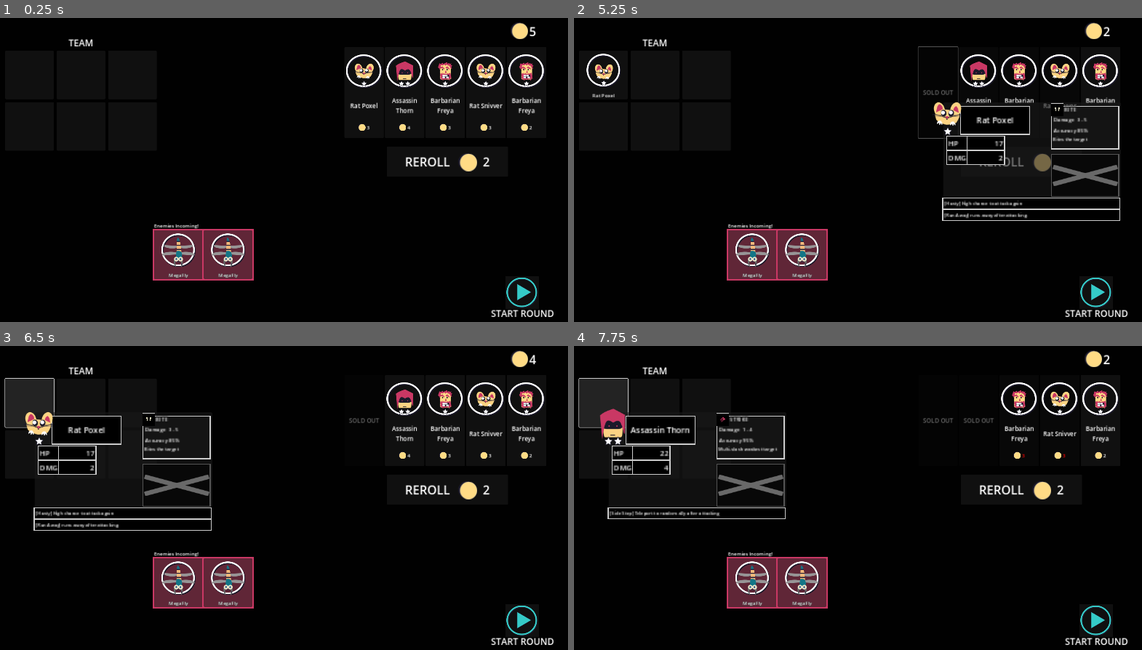
Above: before the commit, frames 1-4 (two rows, left to right).
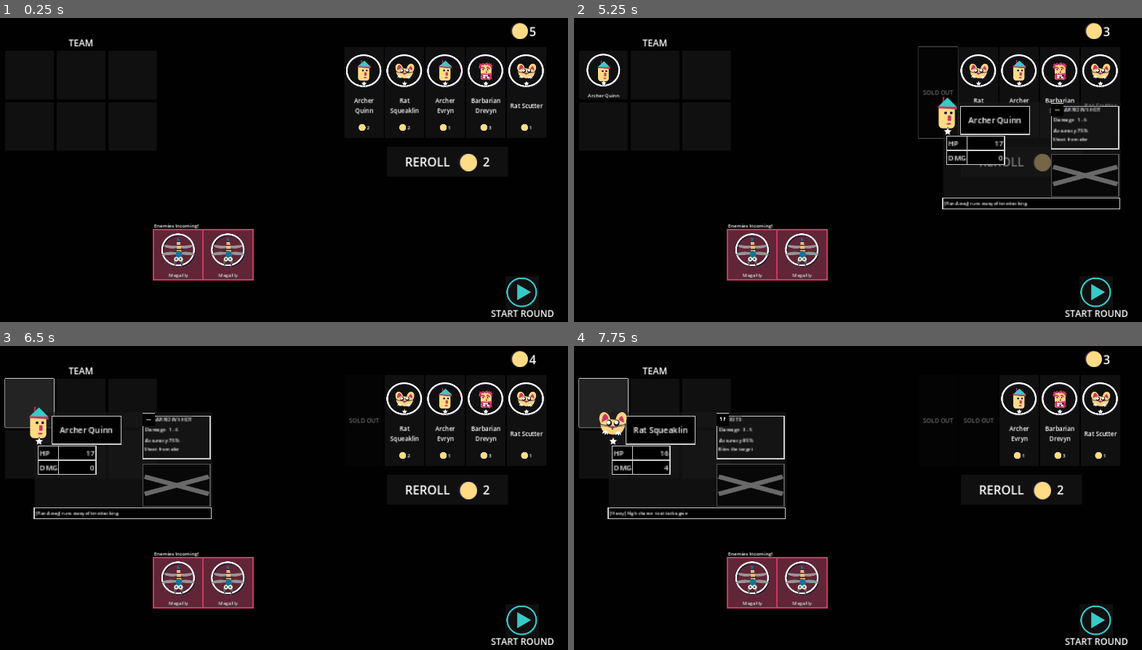
Above: after the commit, the same moments.

Repository: mathew-tran/mercmanager
Game: Godot game, scene res://Scenes/Main.tscn
The game is run twice, just before and just after one commit, with the same random seed, the same clock (stepped at 60 frames per second) and the same inputs.
Inputs (mouse positions are in pixels of both pictures, inside the frame that each line leads up to):
- Up to frame 1 (0.25 s): no input
- Up to frame 2 (5.25 s): click (602, 75) at 0.52 s; click (653, 75) at 1.27 s; click (704, 75) at 2.02 s; click (602, 127) at 2.77 s; click (653, 127) at 3.52 s; click (704, 127) at 4.27 s; click (937, 94) at 5.02 s
- Up to frame 3 (6.5 s): click (28, 403) at 5.75 s, where only the run before the commit has a clickable "Rat Poxel"
- Up to frame 4 (7.75 s): click (977, 422) at 6.52 s; click (602, 403) at 7.25 s, where only the run before the commit has a clickable "Assassin Thorn"

The runs differ from the first frame. In frame 1, 1.4% of the frame differs, in the area x 61-96%, y 13-37%; in frame 2, 2.1%; in frame 3, 2.1%, in the area x 4-96%, y 13-61%; in frame 4, 1.7%.

Commit message:
add plunder trait

Diff:
--- a/Scripts/Autoload/Helper.gd
+++ b/Scripts/Autoload/Helper.gd
@@ -135,6 +135,7 @@
 	instance.Setup(text)
 	instance.global_position = position
 	GetEffectsGroup().add_child(instance)
+	return instance
 
 func GetAllFilePaths(path: String) -> Array[String]:
 	var file_paths: Array[String] = []
--- a/Scripts/Data/DataType/CharacterInfo.gd
+++ b/Scripts/Data/DataType/CharacterInfo.gd
@@ -34,16 +34,16 @@
 		StatValues.HP += randi_range(1, 4)
 
 	var lastingTraits : Array[Trait]
-	var chanceToLose = randi_range(10, 50)
+	var chanceToGetSkill = randi_range(10, 50)
 	if Rarity == RARITY.RARE:
-		chanceToLose -= 20
+		chanceToGetSkill += 50
 	elif Rarity == RARITY.LEGENDARY:
-		chanceToLose -= 30
+		chanceToGetSkill += 80
 	for charTrait in Traits:
 		var result = randi_range(0, 100)
-		if result <= chanceToLose:
+		if result <= chanceToGetSkill:
 			lastingTraits.append(charTrait)
-			chanceToLose += 20
+			chanceToGetSkill -= 20
 			Cost += 1
 
 	Traits = lastingTraits
--- a/Scripts/Data/DataType/Trait.gd
+++ b/Scripts/Data/DataType/Trait.gd
@@ -7,7 +7,8 @@
 
 enum EXECUTION_TIME {
 	AFTER_ATTACK,
-	AFTER_HIT
+	AFTER_HIT,
+	AFTER_BATTLE,
 }
 
 var ExecutionType : EXECUTION_TIME
--- a/Scripts/Data/PlayerPogs/Normal/Assassin.tres
+++ b/Scripts/Data/PlayerPogs/Rare/Assassin.tres
@@ -7,6 +7,7 @@
 [ext_resource type="Resource" uid="uid://cehaasp4g8or5" path="res://Scripts/Data/DataType/Move/AttackMove_Strike.tres" id="2_ixl5d"]
 [ext_resource type="Script" path="res://Scripts/Data/DataType/MoveList.gd" id="3_tvt8w"]
 [ext_resource type="Resource" uid="uid://d4ku8fipsu71h" path="res://Scripts/Data/Trait/Trait_SideStep.tres" id="6_ii2hc"]
+[ext_resource type="Resource" uid="uid://b0ly1rch7b73u" path="res://Scripts/Data/Trait/Trait_Plunder.tres" id="7_prnl6"]
 
 [sub_resource type="Resource" id="Resource_w06lq"]
 script = ExtResource("3_tvt8w")
@@ -24,6 +25,6 @@
 StatValues = SubResource("Resource_uqs2e")
 Moves = SubResource("Resource_w06lq")
 Cost = 3
-Traits = Array[ExtResource("1_3anee")]([ExtResource("6_ii2hc")])
+Traits = Array[ExtResource("1_3anee")]([ExtResource("6_ii2hc"), ExtResource("7_prnl6")])
 Rarity = 1
 GivenNames = "Shade, Dagger, Thorn, Raven, Azrael, Knox, Korath, Fang, Bane, Vex, Blight, Wraith, Grim, Shade, Hex, Talon, Void, Veil, Flux, Cipher"
--- a/Scripts/Data/Shop/ShopSlotsData.tres
+++ b/Scripts/Data/Shop/ShopSlotsData.tres
@@ -11,27 +11,27 @@
 
 [sub_resource type="Resource" id="Resource_y5ce6"]
 script = ExtResource("1_18yj3")
-NormalChance = 95
-RareChance = 3
-LegendaryChance = 2
+NormalChance = 91
+RareChance = 6
+LegendaryChance = 3
 
 [sub_resource type="Resource" id="Resource_w1ori"]
 script = ExtResource("1_18yj3")
-NormalChance = 93
-RareChance = 4
-LegendaryChance = 3
+NormalChance = 88
+RareChance = 8
+LegendaryChance = 4
 
 [sub_resource type="Resource" id="Resource_glleb"]
 script = ExtResource("1_18yj3")
-NormalChance = 90
-RareChance = 6
-LegendaryChance = 4
+NormalChance = 82
+RareChance = 12
+LegendaryChance = 6
 
 [sub_resource type="Resource" id="Resource_mfror"]
 script = ExtResource("1_18yj3")
-NormalChance = 85
-RareChance = 10
-LegendaryChance = 5
+NormalChance = 70
+RareChance = 20
+LegendaryChance = 10
 
 [resource]
 script = ExtResource("1_lhbjr")
--- /dev/null
+++ b/Scripts/Data/Trait/Trait_Plunder.gd
@@ -0,0 +1,19 @@
+extends Trait
+
+class_name TraitPlunder
+
+@export var ExecutionTiming : EXECUTION_TIME
+@export var Chance = 100
+@export var GoldAmount = 1
+
+func Setup():
+	ExecutionType = ExecutionTiming
+
+func Execute(charRef : Character):
+	var result = randi() % 100
+	if result <= Chance:
+		Helper.GetShop().AddMoney(GoldAmount)
+		print("Gain " + str(GoldAmount) + " from " + str(Name))
+		var text = "+" + str(GoldAmount) + " GOLD"
+		var textObject = Helper.CreateText(text, charRef.global_position)
+		await textObject.Complete
--- /dev/null
+++ b/Scripts/Data/Trait/Trait_Plunder.tres
@@ -0,0 +1,11 @@
+[gd_resource type="Resource" script_class="TraitPlunder" load_steps=2 format=3 uid="uid://b0ly1rch7b73u"]
+
+[ext_resource type="Script" path="res://Scripts/Data/Trait/Trait_Plunder.gd" id="1_fnylo"]
+
+[resource]
+script = ExtResource("1_fnylo")
+ExecutionTiming = 2
+Chance = 100
+GoldAmount = 1
+Name = "Plunder"
+Description = "Gains 1 extra gold after battle"
--- a/Scripts/Game/AIController.gd
+++ b/Scripts/Game/AIController.gd
@@ -51,7 +51,7 @@
 func RunAttackAI(delta):
 	var validTargets = MoveToUse.GetTargets(CharRef)
 
-	if len(validTargets) > 0:
+	if len(validTargets) > 0 and validTargets[0] != null:
 		var nearestEnemy = Helper.GetClosestUnitInGroup(validTargets, CharRef, true)
 		if IsCloseToPosition(CharRef, nearestEnemy.global_position) == false:
 			MoveToPosition(CharRef, nearestEnemy.global_position, delta)
@@ -69,15 +69,16 @@
 	if CurrentState == AI_STATE.ATTACK:
 		MoveToUse = CharRef.CharacterData.Moves.DecideRandomMove()
 
-func RunTrait(traitType : Trait.EXECUTION_TIME):
+func RunTrait(traitType : Trait.EXECUTION_TIME, bIsAliveCheck = true):
 	for charTrait in CharRef.CharacterData.Traits:
 		if charTrait.ExecutionType == traitType:
-			if CharRef.GetHealthComponent().IsAlive() == false:
-				return
-			CharRef.Speak("!!!")
+			if bIsAliveCheck:
+				if CharRef.GetHealthComponent().IsAlive() == false:
+					return
 			CharRef.GetAI().Cleanup()
-			await get_tree().create_timer(1.2).timeout
 			print(CharRef.CharacterData.GetFullName() +  " runs trait " + charTrait.GetTraitText())
+			CharRef.Speak(charTrait.Name)
+			await get_tree().create_timer(1.0).timeout
 			await charTrait.Execute(CharRef)
 
 func RunAwayAI(delta):
--- a/Scripts/Game/BattleSystem.gd
+++ b/Scripts/Game/BattleSystem.gd
@@ -66,10 +66,11 @@
 
 		if IsEnemyDead():
 			CurrentState = GAME_STATE.PLAYER_WIN
+			var playerUnits = Helper.GetPlayerTeamUnits()
+			for unit in playerUnits:
+				await unit.RunTraitType(Trait.EXECUTION_TIME.AFTER_BATTLE)
 			Helper.GetEnemySpawner().Increment()
 			Helper.GetShop().AddMoney(3)
-
-			break
 
 		index += 1
 		if index >= len(Characters.get_children()):
--- a/Scripts/Game/Character.gd
+++ b/Scripts/Game/Character.gd
@@ -63,7 +63,7 @@
 	await get_tree().create_timer(.4).timeout
 	$AIController.Run()
 	await $AIController.ActionComplete
-	await $AIController.RunTrait(Trait.EXECUTION_TIME.AFTER_ATTACK)
+	await RunTraitType(Trait.EXECUTION_TIME.AFTER_ATTACK, true)
 
 	$AIController.bIsRunning = false
 	Speak("")
@@ -82,6 +82,8 @@
 		$CharacterUI.SetActive(true)
 
 
+func RunTraitType(executionType : Trait.EXECUTION_TIME, bAliveCheck = true)	:
+	await $AIController.RunTrait(executionType, bAliveCheck)
 
 
 func _on_timer_timeout():
--- a/Scripts/Game/UI/DamageText.gd
+++ b/Scripts/Game/UI/DamageText.gd
@@ -1,5 +1,6 @@
 extends Node2D
 
+signal Complete
 
 func Setup(amount):
 	$Control.text = str(amount)
@@ -8,4 +9,5 @@
 	var tween = get_tree().create_tween()
 	tween.tween_property($Control, "global_position", $Control.global_position - Vector2(0, 200), 1.0)
 	await tween.finished
+	Complete.emit()
 	queue_free()
Not shown: 1 places in Scripts/Data/PlayerPogs/Rare/Assassin.tres that only renumber resources
